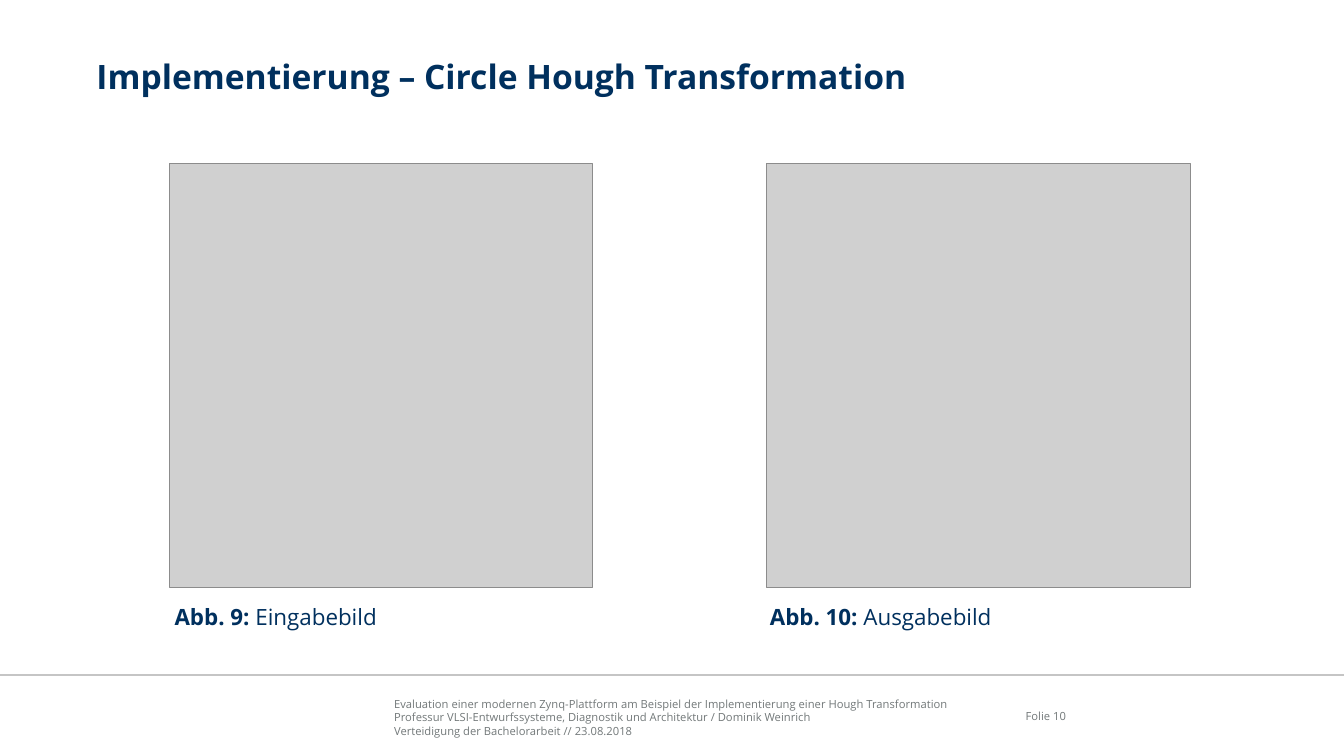
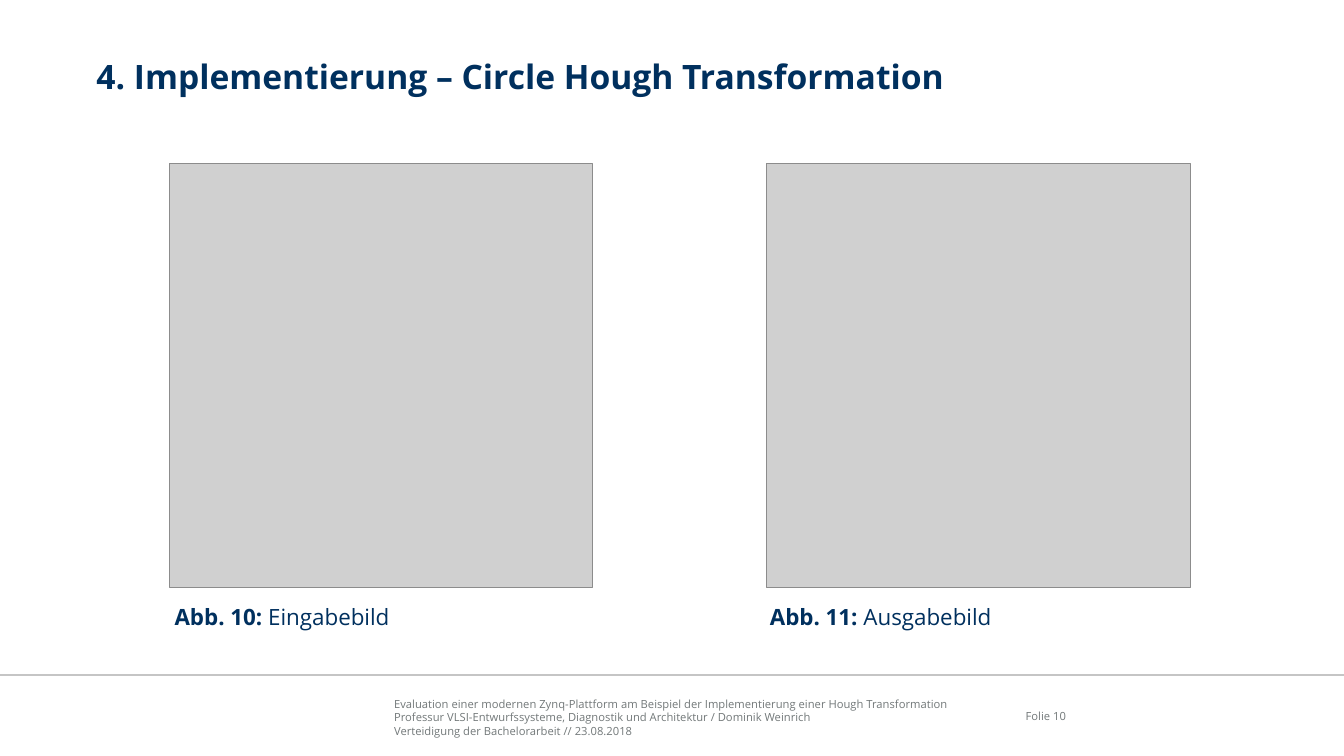
Before and after one commit to freeDom-/hough, a slide deck: slide 10 of Verteidigung/Verteidigung.odp. Drawn at 1344x756 pixels with LibreOffice and Linux fonts; fonts in the diff are those of the drawing; grey boxes stand for pictures; background and template pictures are left out. Boxes give left, top, right and bottom in pixels: in the first picture for what was removed or moved away, otherwise in the second. Text is boxed around its words. In the diff, an @@ line names an element or a change of style, - is before the commit and + after.

```diff
--- a/Verteidigung/Verteidigung.odp
+++ b/Verteidigung/Verteidigung.odp
@@ title at box(96, 63, 944, 97): text changed @@
-Implementierung – Circle Hough Transformation
+4. Implementierung – Circle Hough Transformation
@@ text at box(175, 608, 389, 631): text changed @@
-Abb. 9: Eingabebild
+Abb. 10: Eingabebild
@@ text at box(770, 608, 991, 631): text changed @@
-Abb. 10: Ausgabebild
+Abb. 11: Ausgabebild
```
Also in this commit, not shown: 24 other slides changed, 2 slides removed, 4 other files.
